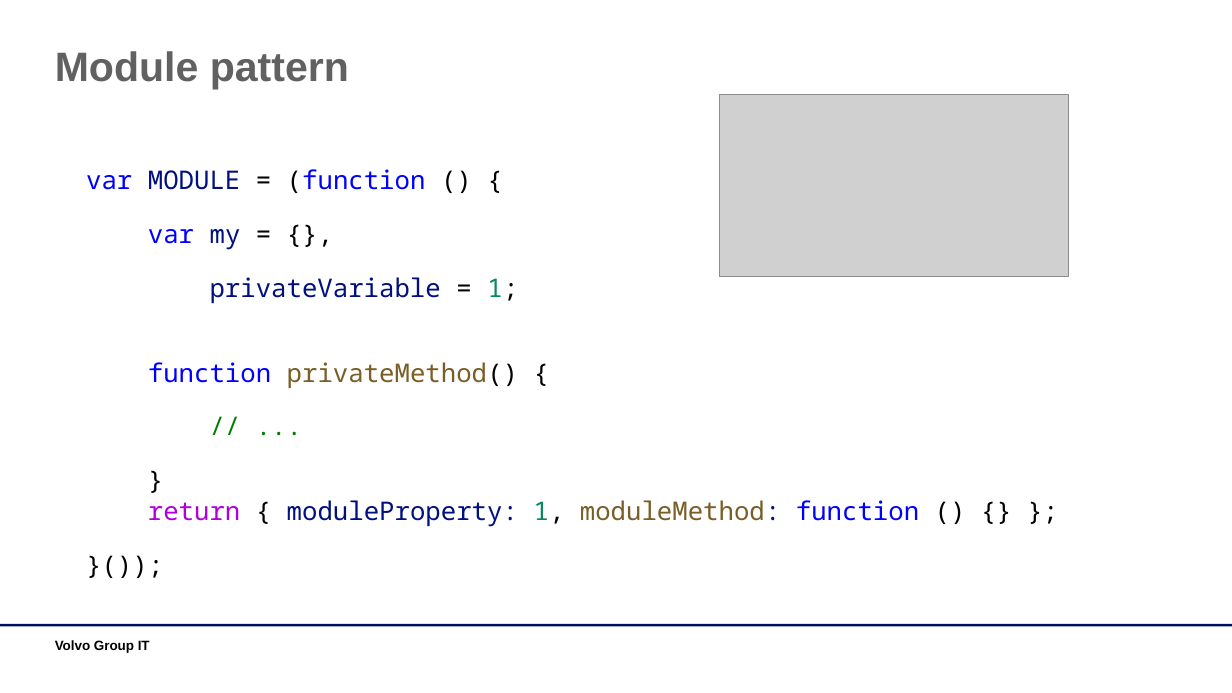
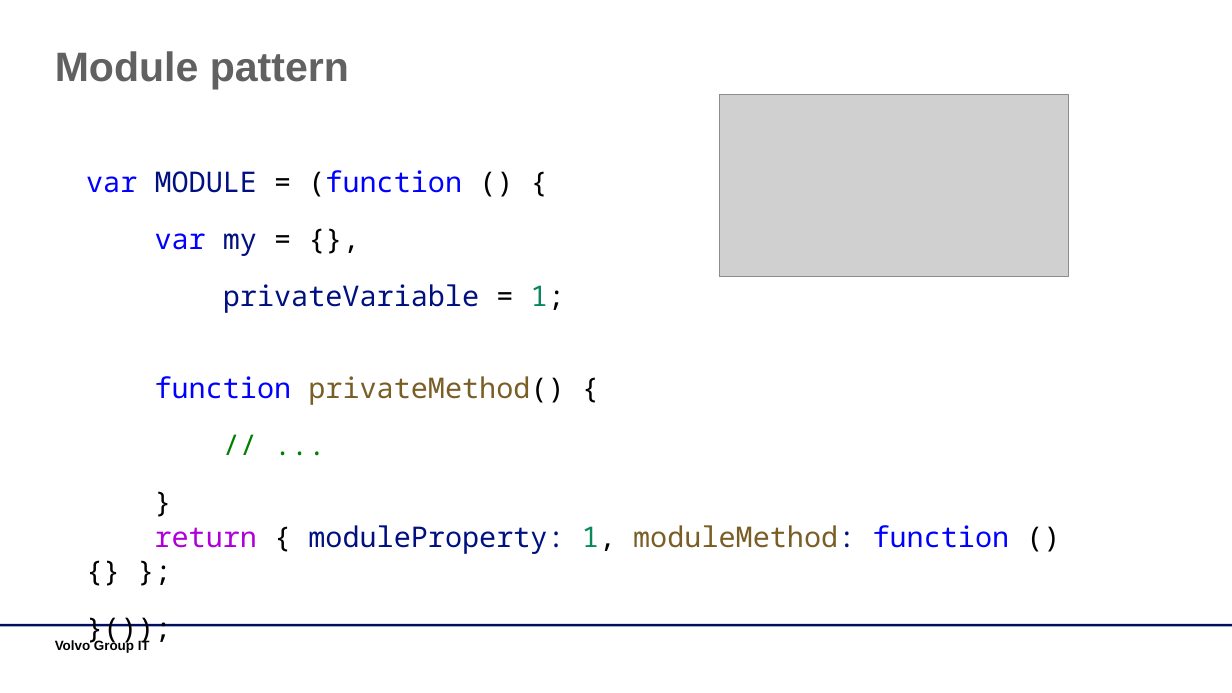
Before and after one commit to dankrz/JsTraining, a slide deck: slide 16 of JsTraining-presentation/JS Training.pptx. Drawn at 1232x693 pixels with LibreOffice and Linux fonts; fonts in the diff are those of the drawing; grey boxes stand for pictures; background and template pictures are left out. Boxes give left, top, right and bottom in pixels: in the first picture for what was removed or moved away, otherwise in the second. Text is boxed around its words. In the diff, an @@ line names an element or a change of style, - is before the commit and + after.

```diff
--- a/JsTraining-presentation/JS Training.pptx
+++ b/JsTraining-presentation/JS Training.pptx
@@ text "var MODULE = (function () ..." at bbox=[86, 170, 1010, 554]: size 20 to 22.2 pt @@
```
Also in this commit, not shown: 10 other slides changed, 3 other files.
